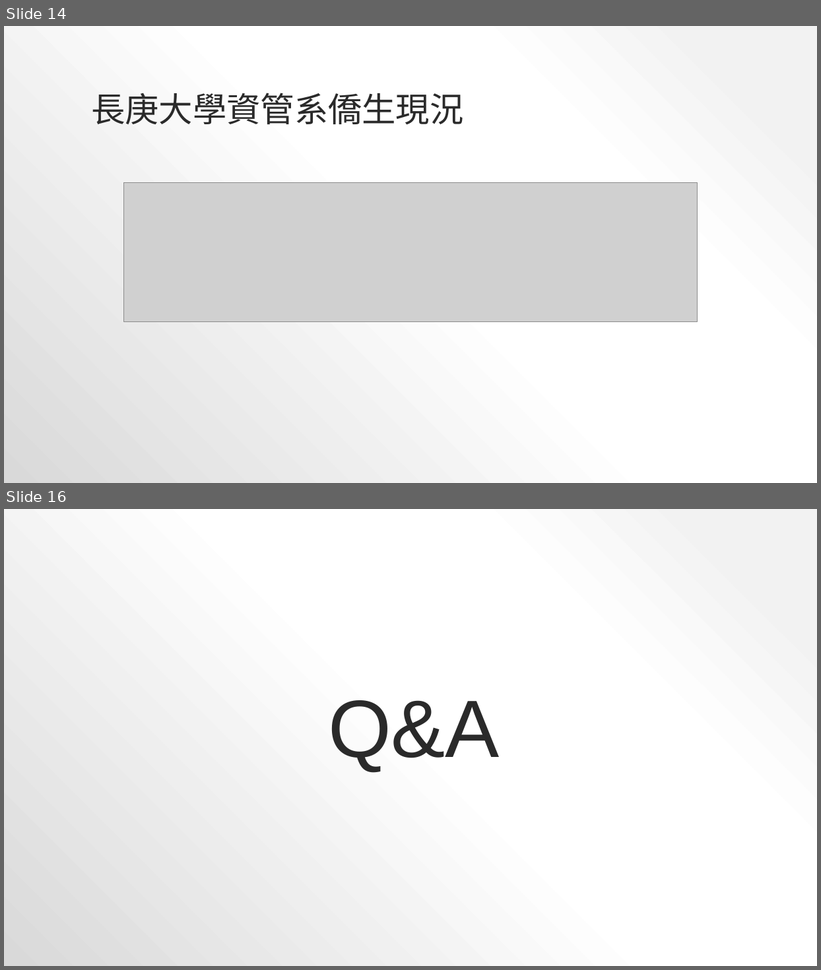
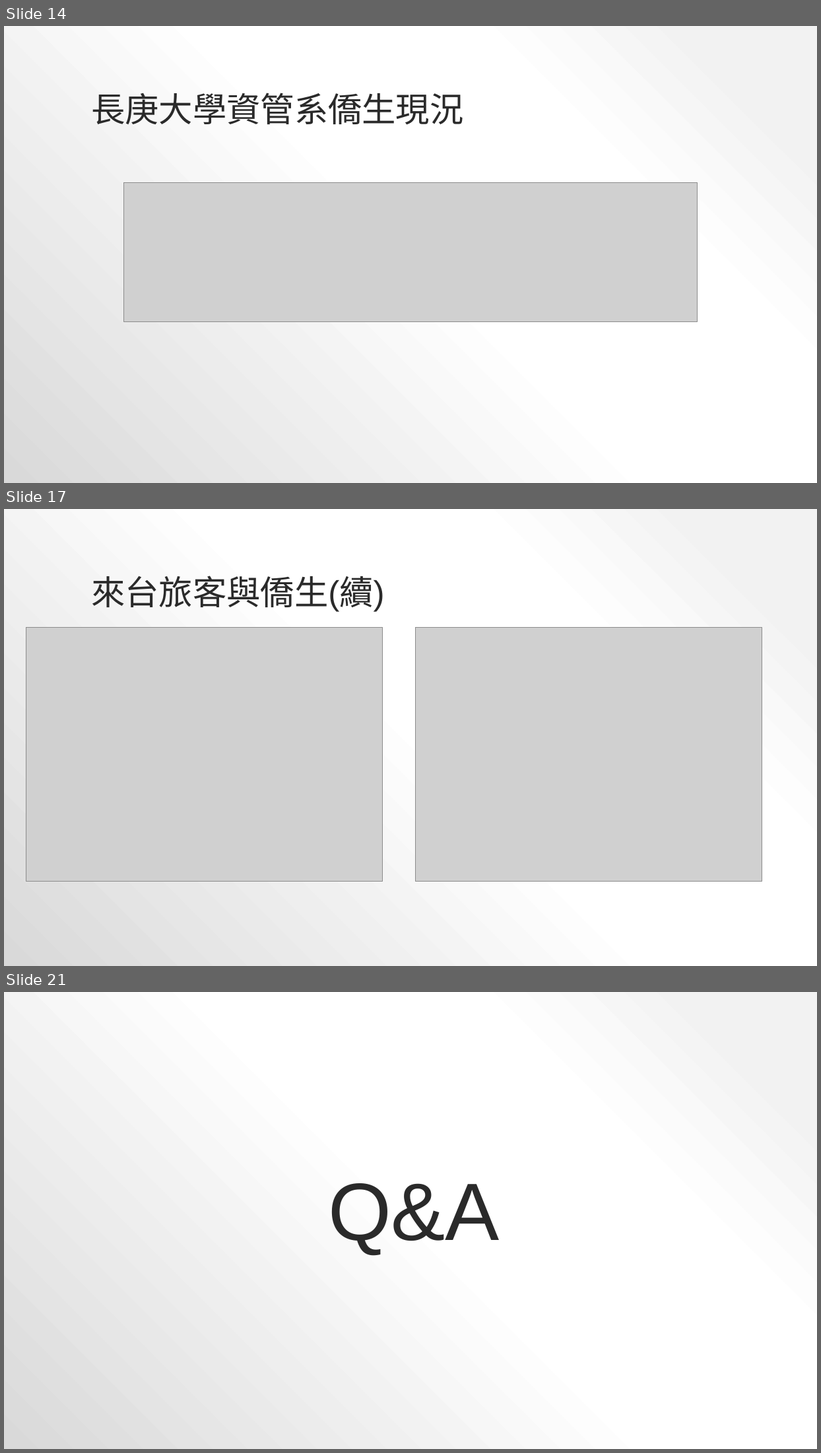
Before and after one commit to YeungSaoIan/CGUIM_BigData_FinalReport-B0344122, a slide deck: FinalReportPPT.pptx. Shown one above the other, each under a label of ours: slides 14 and 16 before the commit, slides 14, 17 and 21 after it; the slides between them are not shown. The pictures are 821x970 and 821x1453 pixels, drawn with LibreOffice and Linux fonts; fonts in the diff are those of the drawing; grey boxes stand for pictures. Boxes give left, top, right and bottom in pixels: in the first picture for what was removed or moved away, otherwise in the second. Text is boxed around its words. In the diff, an @@ line names an element or a change of style, - is before the commit and + after.

```diff
--- a/FinalReportPPT.pptx
+++ b/FinalReportPPT.pptx
@@ slide 17 added at <box>4,509,817,966</box>, background gradient #F2F2F2 to #FFFFFF to #D9D9D9 @@
@@ title added at <box>91,576,385,612</box>, 40 pt, text #2A2A2A @@
+來台旅客與僑生(續)
@@ picture added at <box>26,627,383,882</box> @@
@@ picture added at <box>415,627,762,882</box> @@
@@ what was slide 16 is now slide 21 @@
```
Also in this commit, not shown: 5 other slides added, 1 slide removed, 10 other files.
